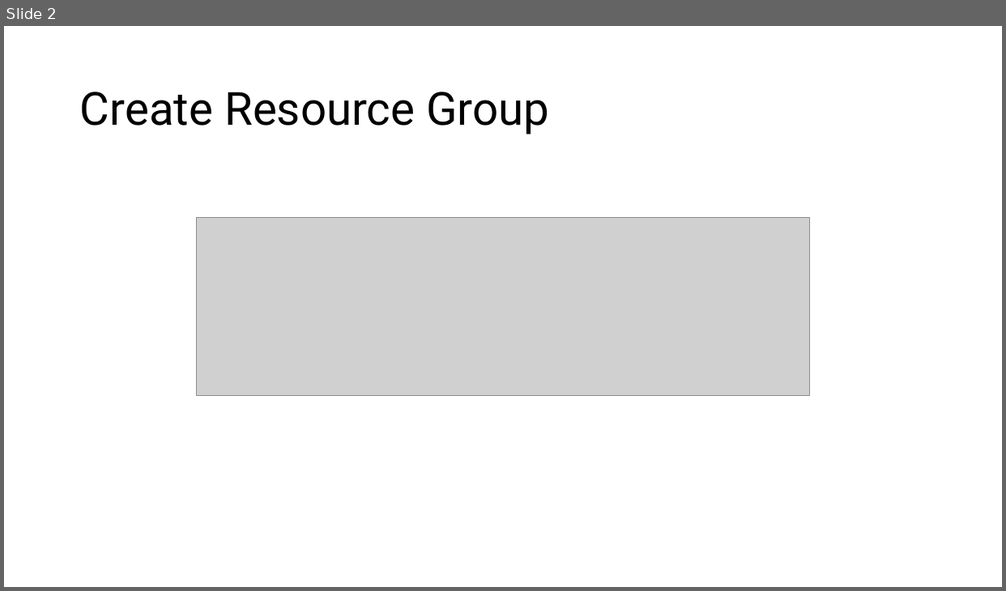
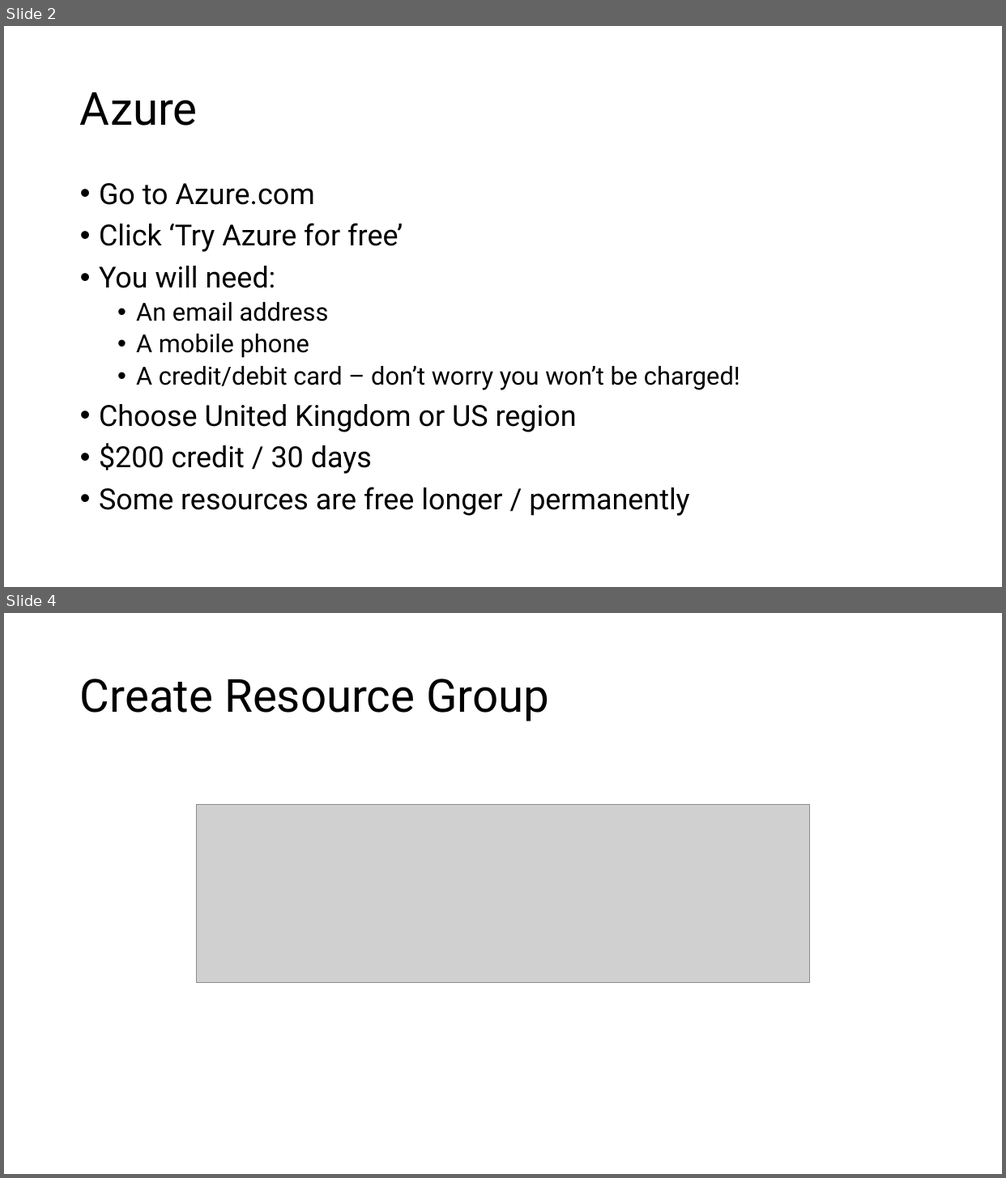
Before and after one commit to phil-a10/Talks, a slide deck: Data Engineering Using Free Tools/Learn Data Engineering For Free.pptx. Shown one above the other, each under a label of ours: slide 2 before the commit, slides 2 and 4 after it; the slides between them are not shown. The pictures are 1006x591 and 1006x1178 pixels, drawn with LibreOffice and Linux fonts; fonts in the diff are those of the drawing; grey boxes stand for pictures. Boxes give left, top, right and bottom in pixels: in the first picture for what was removed or moved away, otherwise in the second. Text is boxed around its words. In the diff, an @@ line names an element or a change of style, - is before the commit and + after.

```diff
--- a/Data Engineering Using Free Tools/Learn Data Engineering For Free.pptx
+++ b/Data Engineering Using Free Tools/Learn Data Engineering For Free.pptx
@@ slide 2 added at (4,26,1002,587), background #FFFFFF @@
@@ title added at (80,92,198,126), 44 pt, text #000000 @@
+Azure
@@ text added at (99,183,740,516), 28 pt, text #000000 @@
+• Go to Azure.com
+• Click ‘Try Azure for free’
+• You will need:
+  • An email address
+  • A mobile phone
+  • A credit/debit card – don’t worry you won’t be charged!
+• Choose United Kingdom or US region
+• $200 credit / 30 days
+• Some resources are free longer / permanently
@@ what was slide 2 is now slide 4 @@
```
Also in this commit, not shown: 1 slide changed, 2 other slides added, 1 slide removed, 5 other files.
